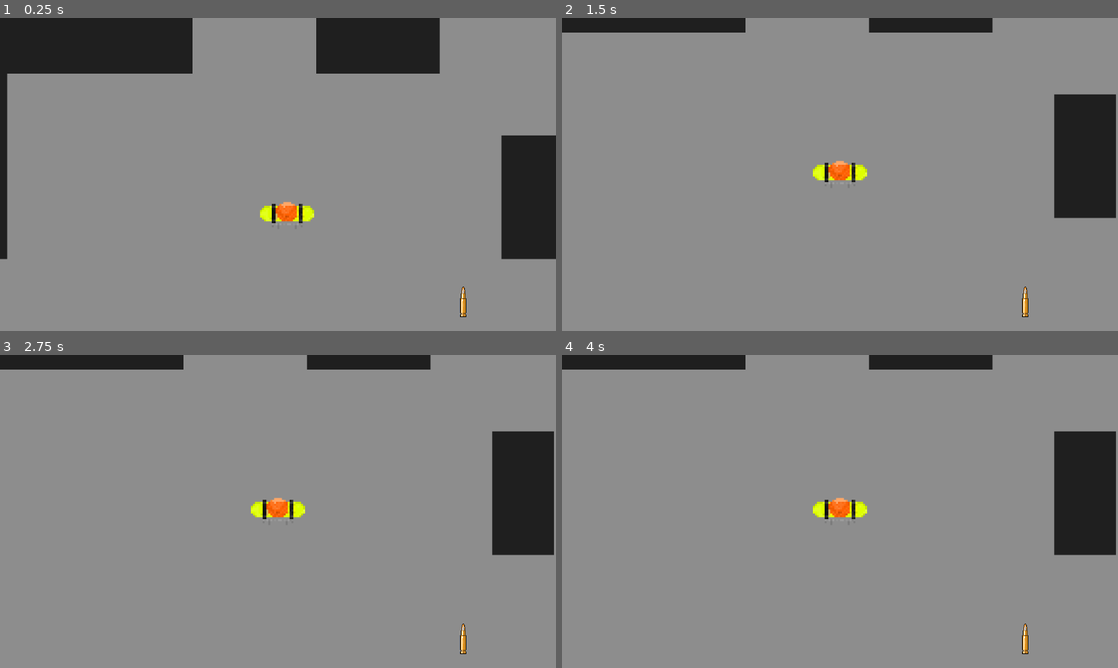
Above: before the commit, frames 1-4 (two rows, left to right).
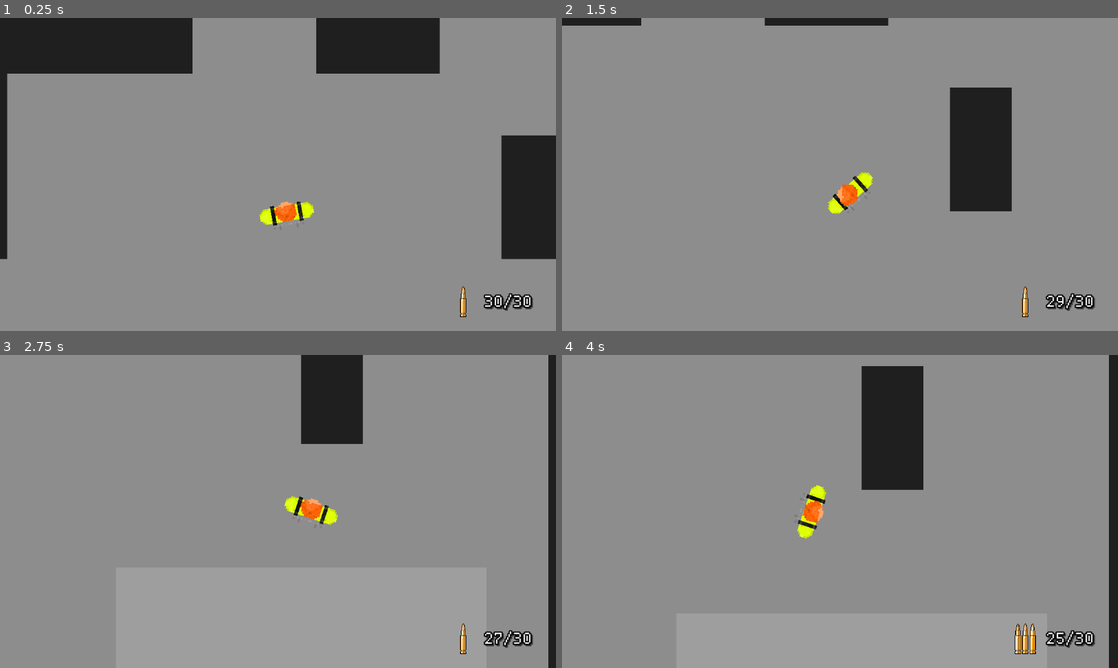
Above: after the commit, the same moments.

Repository: sirbiscuit87/Shoot
Game: Godot game, scene res://main.tscn
Two runs of this game, one before a commit and one after it. Both use one fixed random seed, a clock stepped at 60 frames per second and the inputs below.
Inputs (mouse positions are in pixels of both pictures, inside the frame that each line leads up to):
- Up to frame 1 (0.25 s): no input
- Up to frame 2 (1.5 s): move the mouse to (962, 158) at 0.52 s; hold D (move_right) 0.53-1.28 s; click (962, 158) at 0.6 s; move the mouse to (728, 190) at 1.27 s; hold S (move_down) from 1.28 s (still down); right-click (728, 190) at 1.35 s
- Up to frame 3 (2.75 s): click (166, 527) at 1.55 s; move the mouse to (333, 442) at 2.02 s; release S (move_down) at 2.03 s; hold D (move_right) from 2.03 s (still down); click (333, 442) at 2.1 s
- Up to frame 4 (4 s): move the mouse to (812, 574) at 2.77 s; release D (move_right) at 2.78 s; hold W (move_up) 2.78-3.53 s; tap Shift (sprint) at 2.85 s; click (812, 574) at 3.05 s; move the mouse to (1006, 558) at 3.52 s; hold A (move_left) from 3.53 s (still down); tap B (switch_fire_mode) at 3.6 s; click (1006, 558) at 3.8 s

The runs differ from the first frame. In frame 1, 0.7% of the frame differs, in the area x 46-96%, y 58-94%; in frame 2, 13%; in frame 3, 11%; in frame 4, 13%, in the area x 0-100%, y 0-100%.
Error before the commit: Parse Error: Could not find type "Gun" in the current scope. (res://Scripts/UI/ammo.gd:10)
Error after the commit: Invalid operands 'float' and 'Nil' in operator '-'. (res://Scenes/camera.gd:28)

Commit message:
added gun base class and bullet class

Diff:
--- a/shoot/Scenes/Projectiles/large_bullet.tscn
+++ b/shoot/Scenes/Projectiles/large_bullet.tscn
@@ -1,7 +1,7 @@
 [gd_scene load_steps=11 format=3 uid="uid://bv2w4vkrnrukk"]
 
 [ext_resource type="Texture2D" uid="uid://doxbagxsx1o5j" path="res://Art/Weapons/LargeBullet.png" id="1_faak7"]
-[ext_resource type="Script" path="res://Scripts/bullet.gd" id="2_jglq2"]
+[ext_resource type="Script" path="res://Scripts/Gun/Bullets/large_bullet.gd" id="2_aayc3"]
 
 [sub_resource type="AtlasTexture" id="AtlasTexture_83ir3"]
 atlas = ExtResource("1_faak7")
@@ -59,7 +59,7 @@
 sprite_frames = SubResource("SpriteFrames_dbueu")
 frame_progress = 0.377897
 speed_scale = 4.0
-script = ExtResource("2_jglq2")
+script = ExtResource("2_aayc3")
 
 [node name="Light" type="PointLight2D" parent="."]
 position = Vector2(-4.5, -0.5)
--- a/shoot/Scenes/Projectiles/small_bullet.tscn
+++ b/shoot/Scenes/Projectiles/small_bullet.tscn
@@ -1,7 +1,7 @@
 [gd_scene load_steps=11 format=3 uid="uid://dawm4usu8don"]
 
 [ext_resource type="Texture2D" uid="uid://di1bvk3exjhjd" path="res://Art/Weapons/SmallBullet.png" id="1_qlv0r"]
-[ext_resource type="Script" path="res://Scripts/bullet.gd" id="2_6eyor"]
+[ext_resource type="Script" path="res://Scripts/Gun/Bullets/small_bullet.gd" id="2_aog4u"]
 
 [sub_resource type="AtlasTexture" id="AtlasTexture_5pdon"]
 atlas = ExtResource("1_qlv0r")
@@ -59,7 +59,7 @@
 sprite_frames = SubResource("SpriteFrames_fso5v")
 frame_progress = 0.588509
 speed_scale = 4.0
-script = ExtResource("2_6eyor")
+script = ExtResource("2_aog4u")
 
 [node name="Light" type="PointLight2D" parent="."]
 position = Vector2(-4.5, -0.5)
--- a/shoot/Scripts/Gun/bullet.gd
+++ b/shoot/Scripts/Gun/Base/bullet.gd
@@ -1,16 +1,20 @@
 extends AnimatedSprite2D
+class_name Bullet
 
 var direction: Vector2
 var velocity: float # Pixels per physics tick (60 per second). Values too high may result in clipping issues.
 var source_node: Node2D # Source of bullet so player doesnt shoot themselves when bullet spawns
 
 # A bullet scene must be instantiated with an initial direction vector. Usually where the mouse points.
-func _init(_source_node: Node2D, _direction: Vector2, _velocity = 50):
-	source_node = _source_node
-	rotation = _direction.angle()
-	direction = _direction.normalized()
-	velocity = _velocity
-	$Light.energy = randf()
+static func create_new_bullet(scene: PackedScene, _source_node: Node2D, _direction: Vector2, _velocity = 50) -> Bullet:
+	var new_bullet = scene.instantiate()
+	new_bullet.source_node = _source_node
+	new_bullet.rotation = _direction.angle()
+	new_bullet.direction = _direction.normalized()
+	new_bullet.velocity = _velocity
+	var light = new_bullet.get_node("Light")
+	light.energy = randf()
+	return new_bullet
 
 func _physics_process(_delta: float) -> void:
 	position += direction * velocity
--- a/shoot/Scripts/Gun/bullet_type.gd
+++ b/shoot/Scripts/Gun/Base/bullet_type.gd
@@ -1,3 +1,4 @@
+
 enum BulletType {
     SMALL,
     LARGE
--- a/shoot/Scripts/Gun/gun.gd
+++ b/shoot/Scripts/Gun/Base/gun.gd
@@ -1,10 +1,16 @@
 extends Node2D
+class_name Gun
+const BulletType = preload("res://Scripts/Gun/Base/bullet_type.gd").BulletType
+const LargeBulletScene = preload("res://Scenes/Projectiles/large_bullet.tscn")
+const LargeBullet = preload("res://Scripts/Gun/Bullets/large_bullet.gd")
+const SmallBulletScene = preload("res://Scenes/Projectiles/small_bullet.tscn")
+const SmallBullet = preload("res://Scripts/Gun/Bullets/small_bullet.gd")
 
 # Base class for all future guns. Default values set to resemble an AK, for testing.
 enum Caliber {SMALL, RIFLE, SHOTGUN}
 enum FiringMode {SINGLE, AUTO, BURST}
 var firing_mode_count: int = 2
-var bullet_type
+var bullet_type : BulletType
 var caliber: Caliber = Caliber.RIFLE
 var fire_mode: FiringMode = FiringMode.SINGLE
 var burst_size: int
@@ -17,6 +23,8 @@
 
 # Not implemented
 var spread: int # Aim cone in degrees
+func _init(_bullet_type: BulletType) -> void:
+	bullet_type = _bullet_type
 
 var mouse_held: bool = false
 func _process(delta: float) -> void:
@@ -79,11 +87,18 @@
 		await get_tree().create_timer(fire_delay).timeout
 		can_fire = true
 
-# Overridden by subclasses. IE shotgun spread, sniper w/ tracers, whatever.
-var bullet = preload("res://Scenes/Projectiles/large_bullet.tscn")
+func _get_bullet() -> Bullet:
+	var parent = get_parent()
+	var point = get_global_mouse_position() - global_position
+	var bullet: Bullet
+	match bullet_type:
+		BulletType.LARGE:
+			bullet = LargeBullet.create(LargeBulletScene, parent, point)
+		BulletType.SMALL:
+			bullet = SmallBullet.create(SmallBulletScene, parent, point)
+	bullet.global_position = global_position
+	return bullet
+
 func Shoot():
-	var proj = bullet.instantiate()
-	proj.global_position = global_position
-	var point = get_global_mouse_position() - global_position
-	proj.setup(get_parent(), point) # Player (parent) is passed as the source of the bullet (so shooter wont hit itself)
-	get_tree().get_root().add_child(proj) # Cant be a child of gun or it will move with the gun
+	var bullet = _get_bullet()
+	get_tree().get_root().add_child(bullet) # Cant be a child of gun or it will move with the gun
--- /dev/null
+++ b/shoot/Scripts/Gun/Bullets/large_bullet.gd
@@ -0,0 +1,5 @@
+extends "res://Scripts/Gun/Base/bullet.gd"
+
+static func create(_scene, _source_node, _direction) -> Bullet:
+	var _velocity = 20
+	return Bullet.create_new_bullet(_scene, _source_node, _direction, _velocity)
--- /dev/null
+++ b/shoot/Scripts/Gun/Bullets/small_bullet.gd
@@ -0,0 +1,5 @@
+extends "res://Scripts/Gun/Base/bullet.gd"
+
+static func create(_scene, _source_node, _direction) -> Bullet:
+	var _velocity = 50
+	return Bullet.create_new_bullet(_scene, _source_node, _direction, _velocity)
--- /dev/null
+++ b/shoot/Scripts/Gun/Guns/shit_gun.gd
@@ -0,0 +1,5 @@
+extends "res://Scripts/Gun/Base/gun.gd"
+
+# attributes for our gun will go here
+func _init() -> void:
+    super(BulletType.SMALL)
--- a/shoot/Scripts/UI/ammo.gd
+++ b/shoot/Scripts/UI/ammo.gd
@@ -1,4 +1,5 @@
 extends Label
+const Gun = preload("res://Scripts/Gun/Base/gun.gd")
 
 func _ready() -> void:
 	hide()
@@ -12,8 +13,8 @@
 	self.gun = gun
 
 	# Signal connections
-	gun.AmmoChanged.connect(AmmoChanged)
-	gun.FireModeChanged.connect(FireModeChanged)
+	gun.ammo_changed.connect(AmmoChanged)
+	gun.fire_mode_changed.connect(FireModeChanged)
 
 	AmmoChanged() # To display ammo on gun pickup
 	FireModeChanged() # To display fire mode on gun pickup
@@ -21,7 +22,7 @@
 	show()
 
 func AmmoChanged():
-	self.text = str(gun.Ammo) + "/" + str(gun.MaxAmmo)
+	self.text = str(gun.ammo) + "/" + str(gun.max_ammo)
 
 func FireModeChanged():
 	# Must keep these consistent for all atlases for all calibers!
@@ -31,7 +32,7 @@
 
 
 	var region
-	match gun.FireMode:
+	match gun.fire_mode:
 		0: # Single fire
 			region = Rect2(0,0,64,64)
 		1: # Auto fire
@@ -39,7 +40,7 @@
 		2: # Burst fire
 			region = Rect2(64,0,64,64)
 
-	match gun.Caliber:
+	match gun.caliber:
 		0: # Small caliber
 			var picRef = $FireModeImage
 			picRef.texture = AtlasTexture.new()
--- a/shoot/Scripts/UI/hud.gd
+++ b/shoot/Scripts/UI/hud.gd
@@ -1,4 +1,5 @@
 extends Control
+const Gun = preload("res://Scripts/Gun/Base/gun.gd")
 
 # All signals from the player are sent here to be managed. Appropriate calls will be propogated down.
 func _on_player_picked_up_gun(gun: Gun) -> void:
--- a/shoot/Scripts/large_bullet.gd
+++ /dev/null
@@ -1,28 +0,0 @@
-extends AnimatedSprite2D
-
-var Direction: Vector2
-var BulletVelocity: float = 50 # Pixels per physics tick (60 per second). Values too high may result in clipping issues.
-var SourceNode: Node2D # Source of bullet so player doesnt shoot themselves when bullet spawns
-
-# A bullet scene must be instantiated with an initial direction vector. Usually where the mouse points.
-var setupdone: bool = false
-func setup(source: Node2D, initial_direction: Vector2, veloc = 50):
-	SourceNode = source
-	rotation = initial_direction.angle()
-	Direction = initial_direction.normalized()
-	BulletVelocity = veloc
-	$Light.energy = randf()
-	setupdone = true
-
-func _physics_process(_delta: float) -> void:
-	if setupdone:
-		position += Direction * BulletVelocity
-
-# Emitted when the bullet strikes anything
-func _on_collider_body_entered(body: Node2D) -> void:
-	if body == SourceNode: # Ignore shooter
-		return
-
-	print("Struck: ", body.name)
-	# TODO: Emit particles, then
-	queue_free() # Delete self after
--- a/shoot/Scripts/player.gd
+++ b/shoot/Scripts/player.gd
@@ -1,5 +1,6 @@
 extends CharacterBody2D
-
+const Gun = preload("res://Scripts/Gun/Base/gun.gd")
+const ShitGun = preload("res://Scripts/Gun/Guns/shit_gun.gd")
 
 # -- Old Code, needs review -- ##
 #Manual control variables (movement and viewdistance)
@@ -7,7 +8,7 @@
 var movementState = 1
 
 # Crouch speed, normal speed, sprint speed
-@export var speeds = [1.2, 1.6, 2.4]
+@export var speeds: Array[float]
 # ----------------------------- #
 
 
@@ -22,9 +23,10 @@
 	body = $Body
 	head = $Head
 	hair = $Head/Hair
+	speeds = [1.2, 1.6, 2.4]
 
 	# -- New logic binding character to HUD --
-	GiveWeapon(Gun.new())
+	GiveWeapon(ShitGun.new())
 
 
 func _process(delta):
--- a/shoot/Scripts/small_bullet.gd
+++ /dev/null
@@ -1,28 +0,0 @@
-extends AnimatedSprite2D
-
-var Direction: Vector2
-var BulletVelocity: float = 50 # Pixels per physics tick (60 per second). Values too high may result in clipping issues.
-var SourceNode: Node2D # Source of bullet so player doesnt shoot themselves when bullet spawns
-
-# A bullet scene must be instantiated with an initial direction vector. Usually where the mouse points.
-var setupdone: bool = false
-func setup(source: Node2D, initial_direction: Vector2, veloc = 50):
-	SourceNode = source
-	rotation = initial_direction.angle()
-	Direction = initial_direction.normalized()
-	BulletVelocity = veloc
-	$Light.energy = randf()
-	setupdone = true
-
-func _physics_process(_delta: float) -> void:
-	if setupdone:
-		position += Direction * BulletVelocity
-
-# Emitted when the bullet strikes anything
-func _on_collider_body_entered(body: Node2D) -> void:
-	if body == SourceNode: # Ignore shooter
-		return
-
-	print("Struck: ", body.name)
-	# TODO: Emit particles, then
-	queue_free() # Delete self after
--- a/shoot/main.tscn
+++ b/shoot/main.tscn
@@ -254,6 +254,8 @@
 position = Vector2(610, 467)
 scale = Vector2(2, 2)
 script = ExtResource("4_c1iqk")
+view_distance = null
+speeds = null
 
 [node name="Legs" type="AnimatedSprite2D" parent="Player"]
 sprite_frames = SubResource("SpriteFrames_yewj6")
